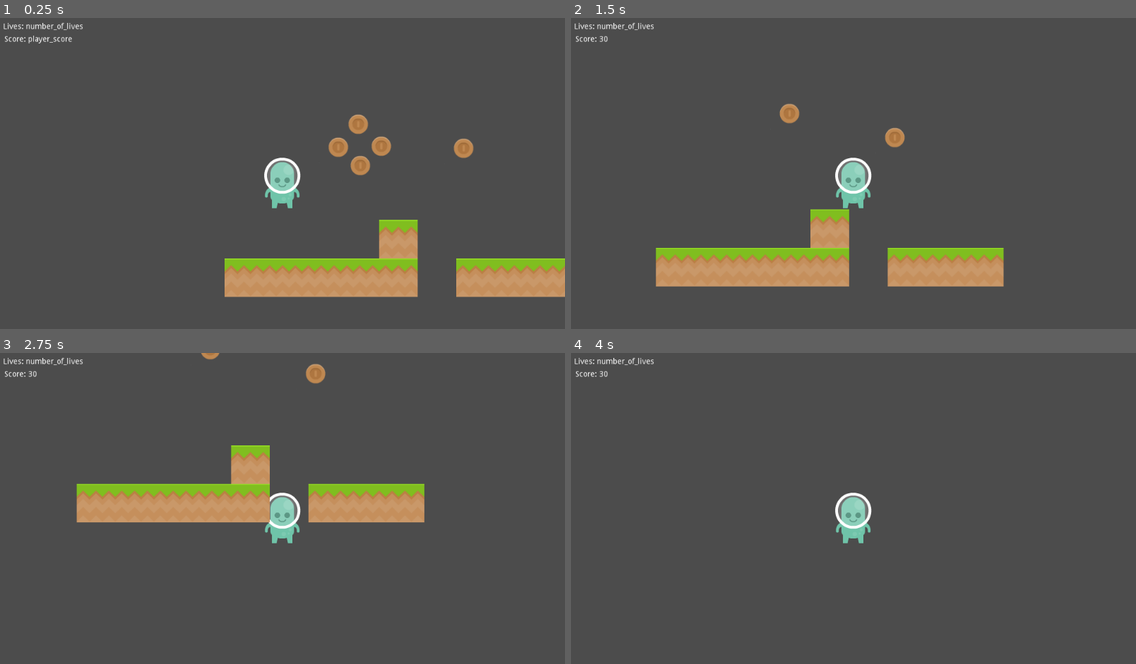
Above: before the commit, frames 1-4 (two rows, left to right).
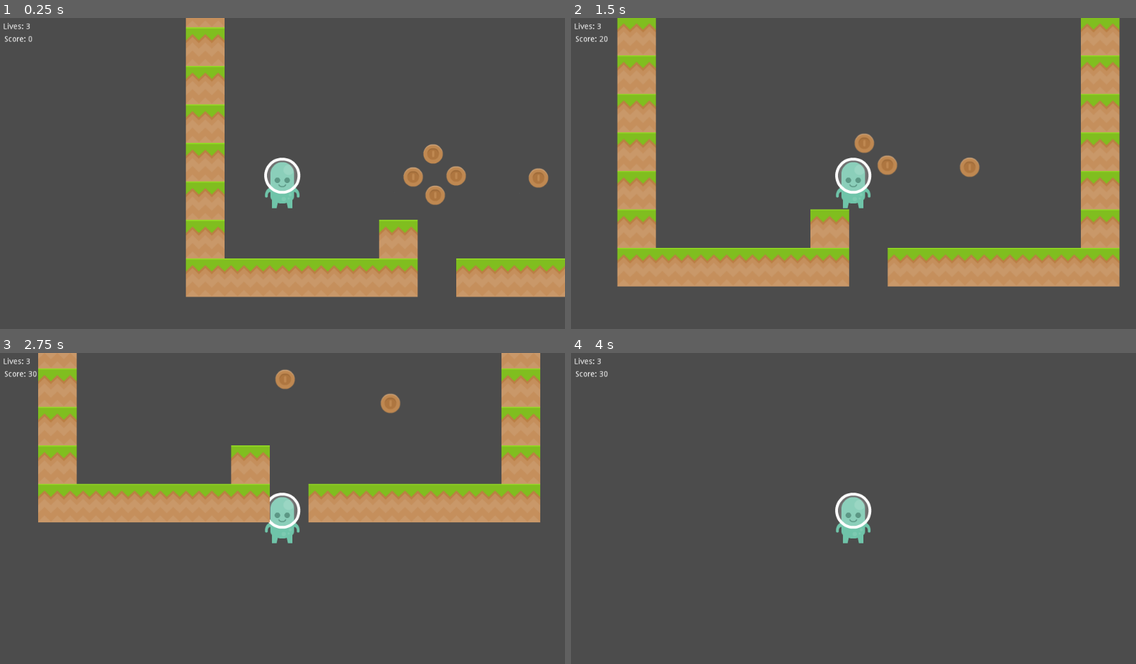
Above: after the commit, the same moments.

Repository: ericdsm/superdupergame
Game: Godot game, scene res://Scenes/TestScene.tscn
Same seed, same stepped clock (60 frames per second), same inputs: the game is played once before the commit and once after it.
Inputs:
- Up to frame 1 (0.25 s): no input
- Up to frame 2 (1.5 s): hold Right (ui_right) from 0.53 s (still down); tap Up (ui_up) at 0.77 s
- Up to frame 3 (2.75 s): tap Up (ui_up) at 1.52 s; release Right (ui_right) at 2.03 s; hold Left (ui_left) from 2.03 s (still down)
- Up to frame 4 (4 s): release Left (ui_left) at 2.78 s; hold Right (ui_right) from 2.78 s (still down); tap Up (ui_up) at 3.02, 3.77 s; tap Enter at 3.5 s

The runs differ from the first frame. In frame 1, 8.1% of the frame differs, in the area x 4-98%, y 0-90%; in frame 2, 15%, in the area x 4-98%, y 0-87%; in frame 3, 9.8%; in frame 4, 0.1%.

Commit message:
Working on spike

Diff:
--- a/Scenes/TestScene.tscn
+++ b/Scenes/TestScene.tscn
@@ -6,6 +6,7 @@
 [ext_resource path="res://Scenes/Coin.tscn" type="PackedScene" id=4]
 [ext_resource path="res://Scenes/Area2D.gd" type="Script" id=5]
 [ext_resource path="res://Sprites/grassMid.png" type="Texture" id=6]
+[ext_resource path="res://Sprites/spikes.png" type="Texture" id=7]
 
 [sub_resource type="CapsuleShape2D" id=1]
 radius = 23.0
@@ -34,6 +35,9 @@
 
 [sub_resource type="ConvexPolygonShape2D" id=5]
 points = PoolVector2Array( 0, 0, 70, 0, 70, 70, 0, 70 )
+
+[sub_resource type="ConvexPolygonShape2D" id=7]
+points = PoolVector2Array( 0, 35, 70, 36, 70, 70, 0, 70 )
 
 [sub_resource type="TileSet" id=6]
 0/name = "grassMid.png 0"
@@ -52,6 +56,22 @@
 "shape_transform": Transform2D( 1, 0, 0, 1, 0, 0 )
 } ]
 0/z_index = 0
+1/name = "spikes.png 1"
+1/texture = ExtResource( 7 )
+1/tex_offset = Vector2( 0, 0 )
+1/modulate = Color( 1, 1, 1, 1 )
+1/region = Rect2( 0, 0, 70, 70 )
+1/tile_mode = 0
+1/occluder_offset = Vector2( 0, 0 )
+1/navigation_offset = Vector2( 0, 0 )
+1/shapes = [ {
+"autotile_coord": Vector2( 0, 0 ),
+"one_way": false,
+"one_way_margin": 1.0,
+"shape": SubResource( 7 ),
+"shape_transform": Transform2D( 1, 0, 0, 1, 0, 0 )
+} ]
+1/z_index = 0
 
 [node name="Root" type="Node2D"]
 position = Vector2( -27.2352, -32.1235 )
@@ -229,6 +249,7 @@
 shape = SubResource( 3 )
 
 [node name="Coins" type="Node2D" parent="Level"]
+position = Vector2( 135.631, 53.9495 )
 
 [node name="Coin" parent="Level/Coins" instance=ExtResource( 4 )]
 position = Vector2( 316, 180 )
@@ -255,7 +276,7 @@
 tile_set = SubResource( 6 )
 cell_size = Vector2( 70, 70 )
 format = 1
-tile_data = PoolIntArray( 262149, 0, 0, 327681, 0, 0, 327682, 0, 0, 327683, 0, 0, 327684, 0, 0, 327685, 0, 0, 327687, 0, 0, 327688, 0, 0, 327689, 0, 0 )
+tile_data = PoolIntArray( -131072, 0, 0, -131060, 0, 0, -65536, 0, 0, -65524, 0, 0, 0, 0, 0, 12, 0, 0, 65536, 0, 0, 65548, 0, 0, 131072, 0, 0, 131084, 0, 0, 196608, 0, 0, 196620, 0, 0, 262144, 0, 0, 262149, 0, 0, 262156, 0, 0, 327680, 0, 0, 327681, 0, 0, 327682, 0, 0, 327683, 0, 0, 327684, 0, 0, 327685, 0, 0, 327687, 0, 0, 327688, 0, 0, 327689, 0, 0, 327690, 0, 0, 327691, 0, 0, 327692, 0, 0 )
 [connection signal="coin_collected" from="Level/Coins/Coin" to="Player/KinematicBody2D" method="_on_Coin_coin_collected"]
 [connection signal="coin_collected" from="Level/Coins/Coin2" to="Player/KinematicBody2D" method="_on_Coin_coin_collected"]
 [connection signal="coin_collected" from="Level/Coins/Coin3" to="Player/KinematicBody2D" method="_on_Coin_coin_collected"]
--- a/Scripts/PlayerController.gd
+++ b/Scripts/PlayerController.gd
@@ -1,20 +1,15 @@
 extends KinematicBody2D
 
-# Declare member variables here. Examples:
-# var a = 2
-# var b = "text"
-
-# Called when the node enters the scene tree for the first time.
-func _ready():
-	pass # Replace with function body.
-
-var move = Vector2()
 
 onready var GameData = get_node("/root/GameData")
 onready var LivesLabel = get_node("/root/Root/CanvasLayer/LivesLabel")
 onready var ScoreLabel = get_node("/root/Root/CanvasLayer/ScoreLabel")
 
-# Called every frame. 'delta' is the elapsed time since the previous frame.
+var move = Vector2()
+
+func _ready():
+	updateUi()
+
 func _process(delta):
 	if Input.is_action_pressed("ui_right"):
 		move.x = 200
@@ -32,6 +27,11 @@
 
 	move_and_slide(move * delta * 80, Vector2.UP)
 
+
 func _on_Coin_coin_collected():
 	GameData.score += 10
+	updateUi()
+
+func updateUi():
+	LivesLabel.set_text(str("Lives: ", GameData.lives))
 	ScoreLabel.set_text(str("Score: ", GameData.score))
Not shown: 1 places in Scenes/TestScene.tscn that only renumber resources
Binary file added: Sprites/spikes.png
Not shown, added: Sprites/spikes.png.import
